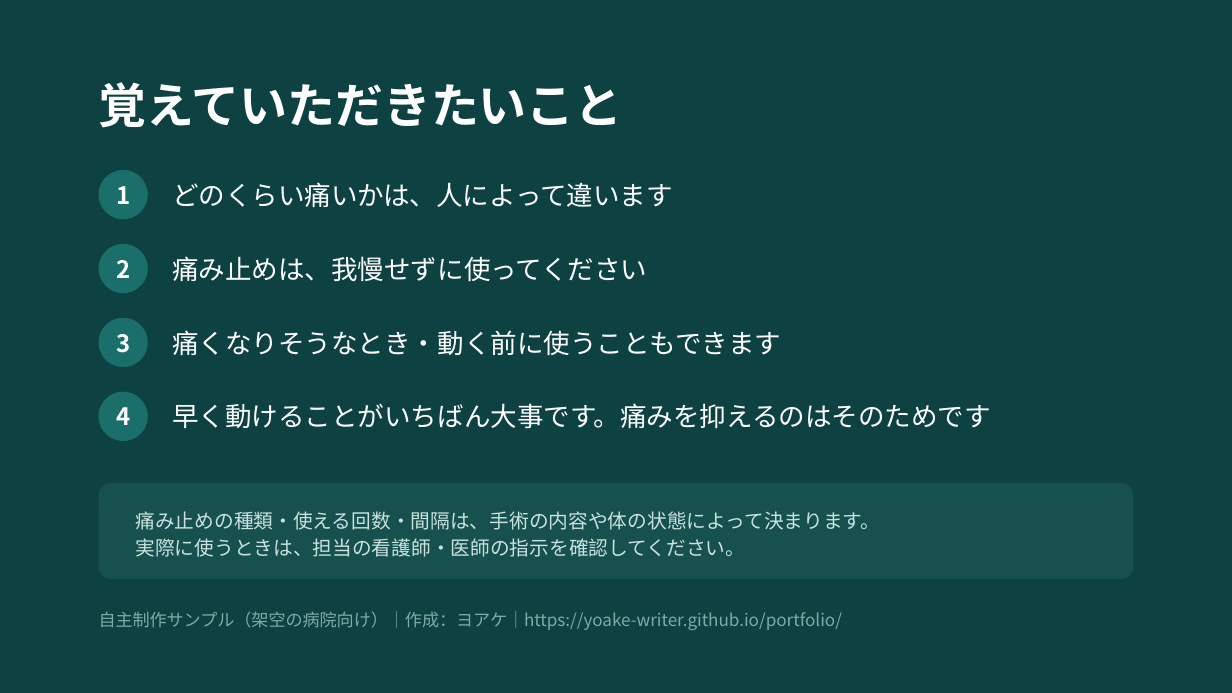
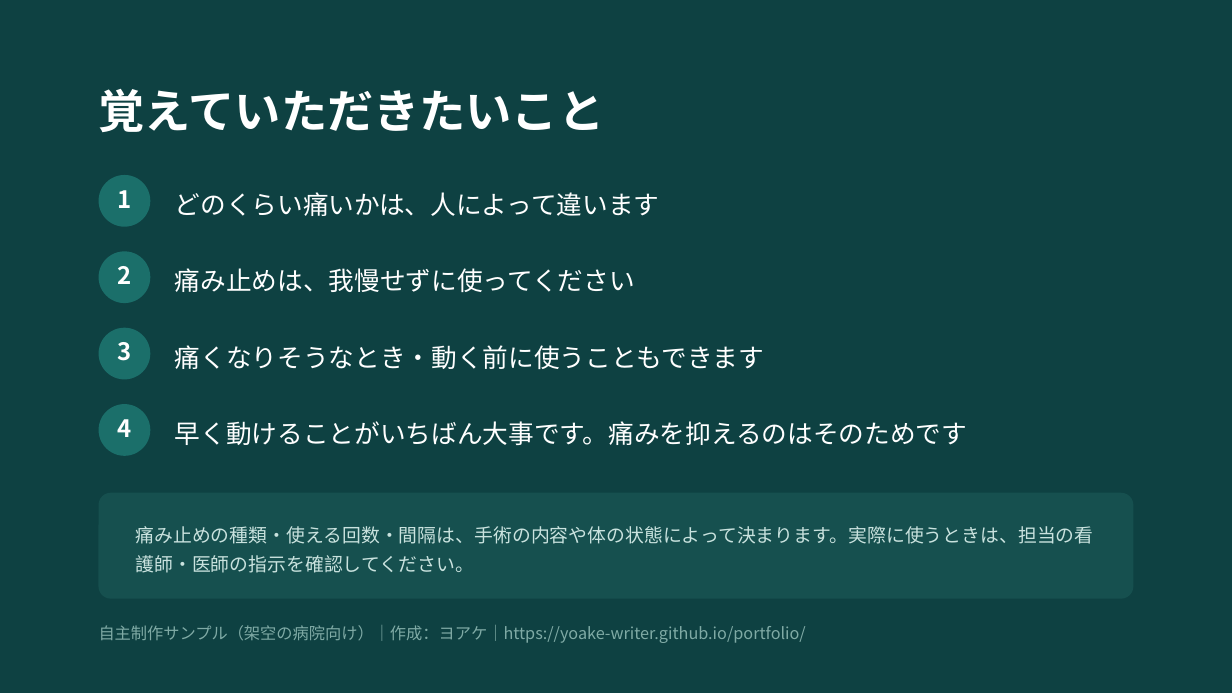
Before and after one commit to yoake-writer/yoake-writer.github.io, a slide deck: slide 7 of works/shiryo/術後の痛みの説明資料_サンプル_ヨアケ.pptx. Drawn at 1232x693 pixels with LibreOffice and Linux fonts; fonts in the diff are those of the drawing. Boxes give left, top, right and bottom in pixels: in the first picture for what was removed or moved away, otherwise in the second. Text is boxed around its words. In the diff, an @@ line names an element or a change of style, - is before the commit and + after.

```diff
--- a/works/shiryo/術後の痛みの説明資料_サンプル_ヨアケ.pptx
+++ b/works/shiryo/術後の痛みの説明資料_サンプル_ヨアケ.pptx
@@ text "覚えていただきたいこと" moved from (x1=99, y1=82, x2=623, y2=128) to (x1=99, y1=89, x2=605, y2=132) @@
@@ text "覚えていただきたいこと" at (x1=99, y1=89, x2=605, y2=132): size 28 to 27 pt; line spacing 1 to 39pt @@
@@ ellipse moved from (x1=99, y1=170, x2=148, y2=219) to (x1=99, y1=175, x2=150, y2=227) @@
@@ ellipse moved from (x1=99, y1=244, x2=148, y2=293) to (x1=99, y1=251, x2=150, y2=303) @@
@@ text "痛み止めは、我慢せずに使ってください" moved from (x1=172, y1=256, x2=647, y2=282) to (x1=175, y1=268, x2=635, y2=292) @@
@@ text "痛くなりそうなとき・動く前に使うこともできます" moved from (x1=172, y1=330, x2=781, y2=356) to (x1=175, y1=345, x2=764, y2=369) @@
@@ 3 texts, 2 ellipses moved together from (x1=99, y1=318, x2=842, y2=630) to (x1=99, y1=328, x2=806, y2=643) @@
@@ line spacing 1 to 14pt in 4 elements at (x1=117, y1=190, x2=131, y2=208), (x1=117, y1=266, x2=131, y2=284), (x1=117, y1=342, x2=131, y2=361), (x1=117, y1=419, x2=131, y2=437) @@
@@ size 15.5 to 15 pt; line spacing 1 to 22pt in 4 elements at (x1=175, y1=192, x2=659, y2=216), (x1=175, y1=268, x2=635, y2=292), (x1=175, y1=345, x2=764, y2=369), (x1=175, y1=421, x2=967, y2=445) @@
@@ text "早く動けることがいちばん大事です。痛みを抑えるのはそのためです" moved from (x1=172, y1=403, x2=990, y2=429) to (x1=175, y1=421, x2=967, y2=445) @@
@@ rounded rectangle resized from (x1=99, y1=483, x2=1133, y2=579) to (x1=99, y1=493, x2=1133, y2=599) @@
@@ rounded rectangle at (x1=99, y1=493, x2=1133, y2=599): proportions changed @@
@@ text at (x1=135, y1=526, x2=1093, y2=573): text changed; size 11.5 to 11 pt @@
-痛み止めの種類・使える回数・間隔は、手術の内容や体の状態によって決まります。
-実際に使うときは、担当の看護師・医師の指示を確認してください。
+痛み止めの種類・使える回数・間隔は、手術の内容や体の状態によって決まります。実際に使うときは、担当の看護師・医師の指示を確認してください。
@@ text "自主制作サンプル（架空の病院向け）｜作成：ヨアケ｜https://yoake-writer.github.io/port ..." at (x1=99, y1=625, x2=806, y2=643): size 10 to 9.5 pt; line spacing 1 to 14pt @@
```
Also in this commit, not shown: 6 other slides changed, 8 other files.
